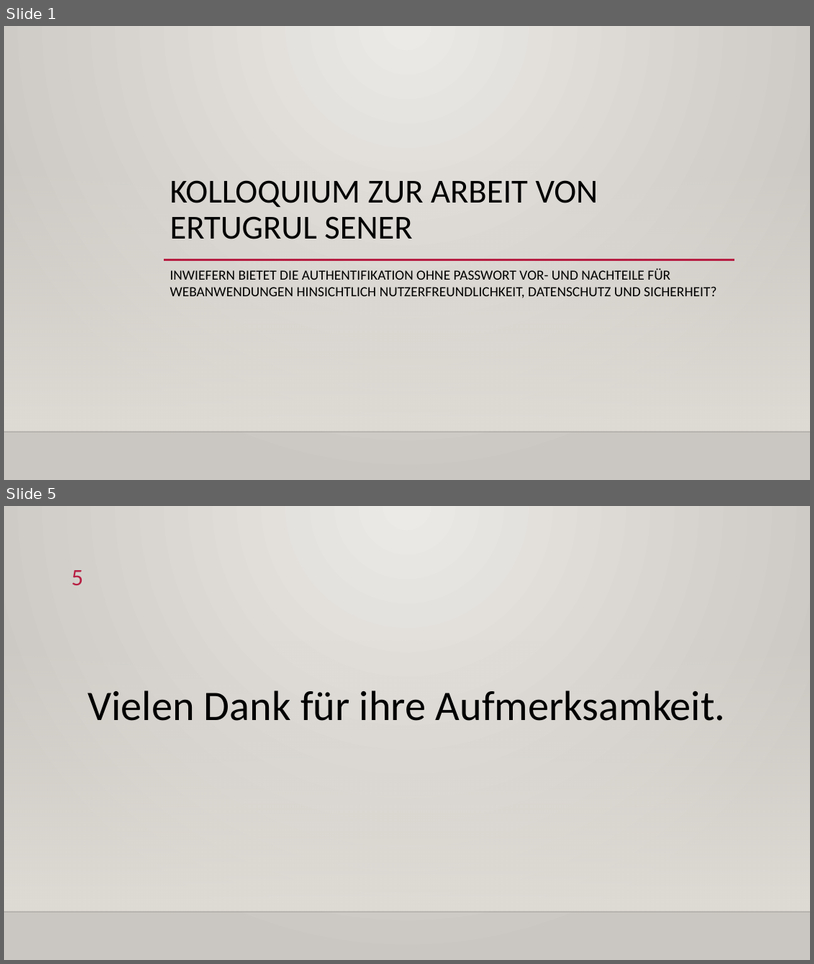
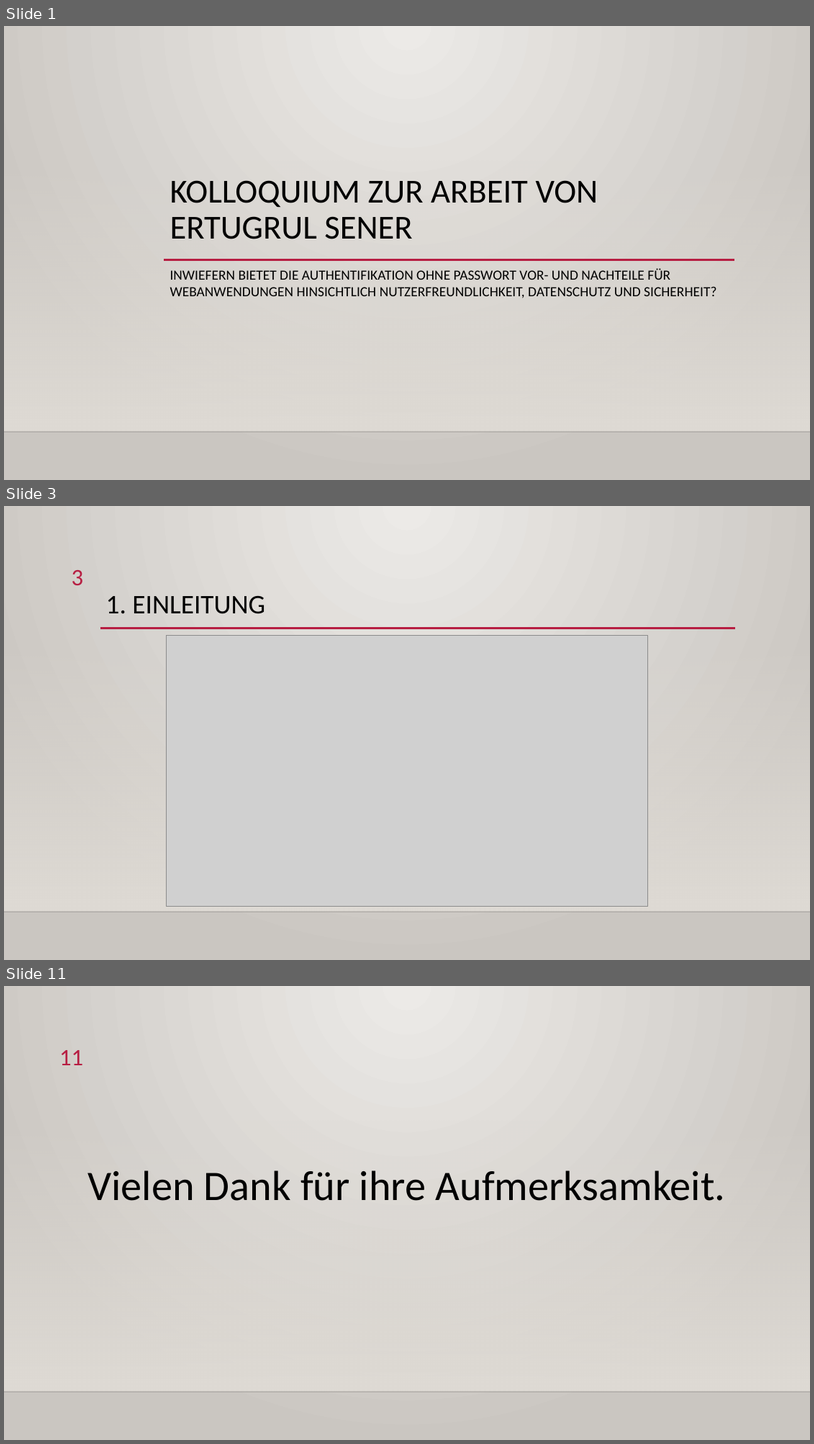
Before and after one commit to ErtugrulSener/Bachelorthesis, a slide deck: Colloquium/Kolloquium.pptx. Shown one above the other, each under a label of ours: slides 1 and 5 before the commit, slides 1, 3 and 11 after it; the slides between them are not shown. The pictures are 814x964 and 814x1444 pixels, drawn with LibreOffice and Linux fonts; fonts in the diff are those of the drawing; grey boxes stand for pictures; background and template pictures are left out. Boxes give left, top, right and bottom in pixels: in the first picture for what was removed or moved away, otherwise in the second. Text is boxed around its words. In the diff, an @@ line names an element or a change of style, - is before the commit and + after.

```diff
--- a/Colloquium/Kolloquium.pptx
+++ b/Colloquium/Kolloquium.pptx
@@ slide 3 added at (x1=4, y1=506, x2=810, y2=960), background gradient #ECEAE7 to #CAC7C1; not listed: 2 template elements that a slide beside it also shows @@
@@ page number added at (x1=72, y1=570, x2=84, y2=585), 28 pt, text #B71E42 @@
+3
@@ title added at (x1=106, y1=596, x2=265, y2=614), 32 pt, text #000000 @@
+1. EINLEITUNG
@@ line added from (100, 628) to (736, 628), #B71E42 2.5 pt @@
@@ picture added at (x1=166, y1=635, x2=648, y2=906) @@
@@ what was slide 5 is now slide 11 @@
@@ page number at (x1=59, y1=1050, x2=83, y2=1065): text changed @@
-5
+11
```
Also in this commit, not shown: 3 slides changed, 5 other slides added.
